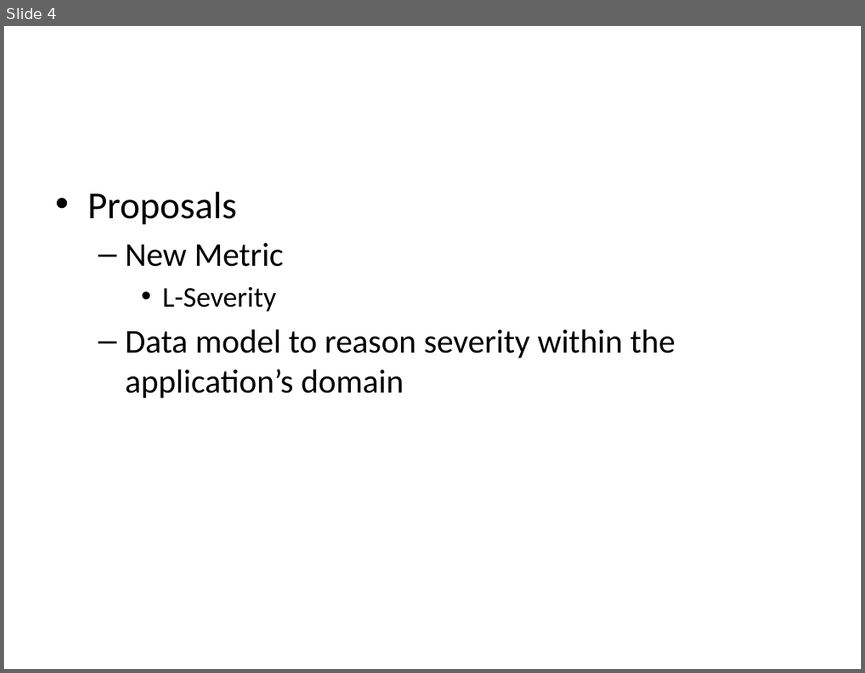
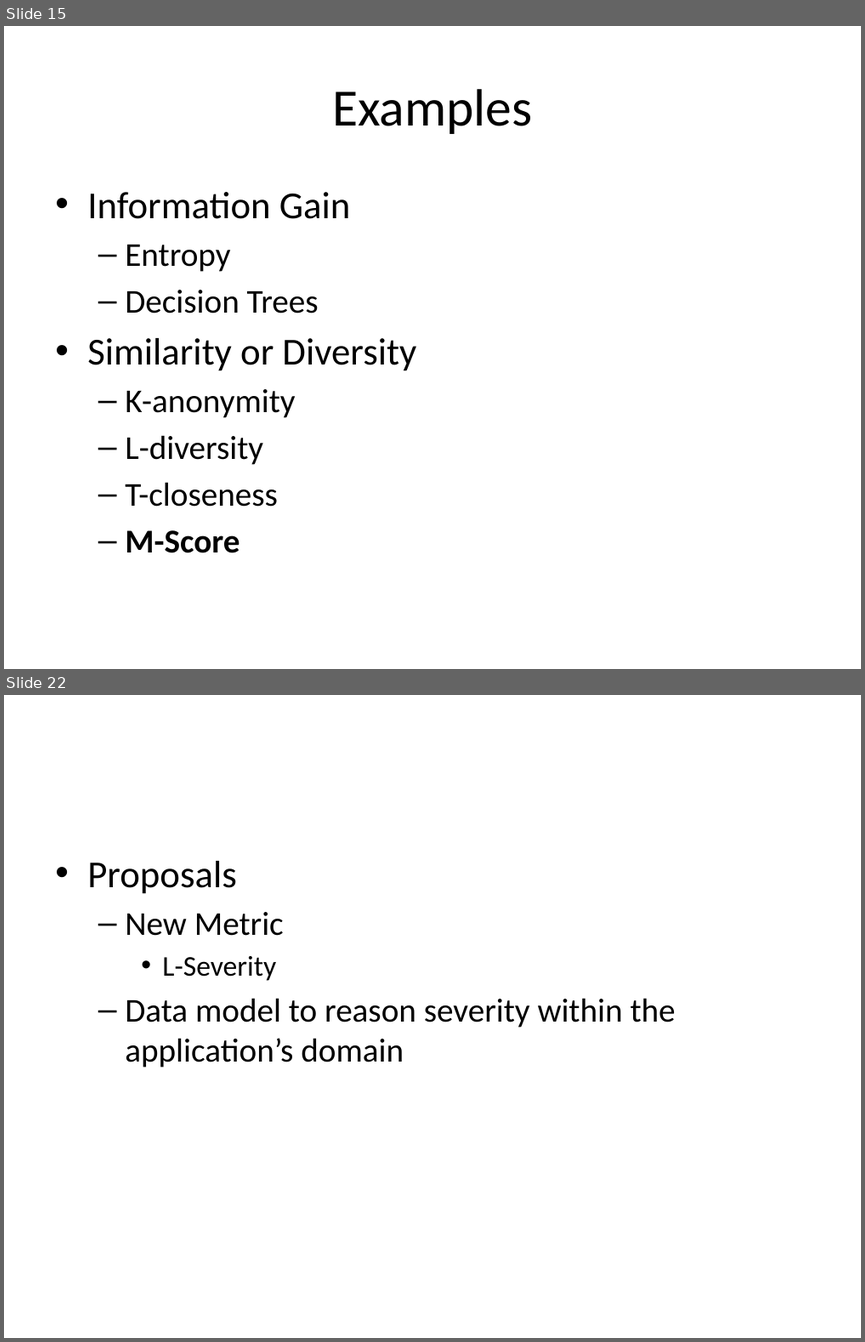
Before and after one commit to jayvelasco1990/big-data, a slide deck: proposal.pptx. Shown one above the other, each under a label of ours: slide 4 before the commit, slides 15 and 22 after it; the slides between them are not shown. The pictures are 865x673 and 865x1342 pixels, drawn with LibreOffice and Linux fonts; fonts in the diff are those of the drawing. Boxes give left, top, right and bottom in pixels: in the first picture for what was removed or moved away, otherwise in the second. Text is boxed around its words. In the diff, an @@ line names an element or a change of style, - is before the commit and + after.

```diff
--- a/proposal.pptx
+++ b/proposal.pptx
@@ slide 15 added at (4, 26, 861, 669), background #FFFFFF @@
@@ title added at (332, 89, 532, 134), 44 pt, text #000000 @@
+Examples
@@ text added at (87, 192, 416, 553), 28 pt, text #000000 @@
+• Information Gain
+  – Entropy
+  – Decision Trees
+• Similarity or Diversity
+  – K-anonymity
+  – L-diversity
+  – T-closeness
+  – M-Score
@@ what was slide 4 is now slide 22 @@
```
Also in this commit, not shown: 2 slides changed, 18 other slides added, 1 slide removed, 3 other files.
